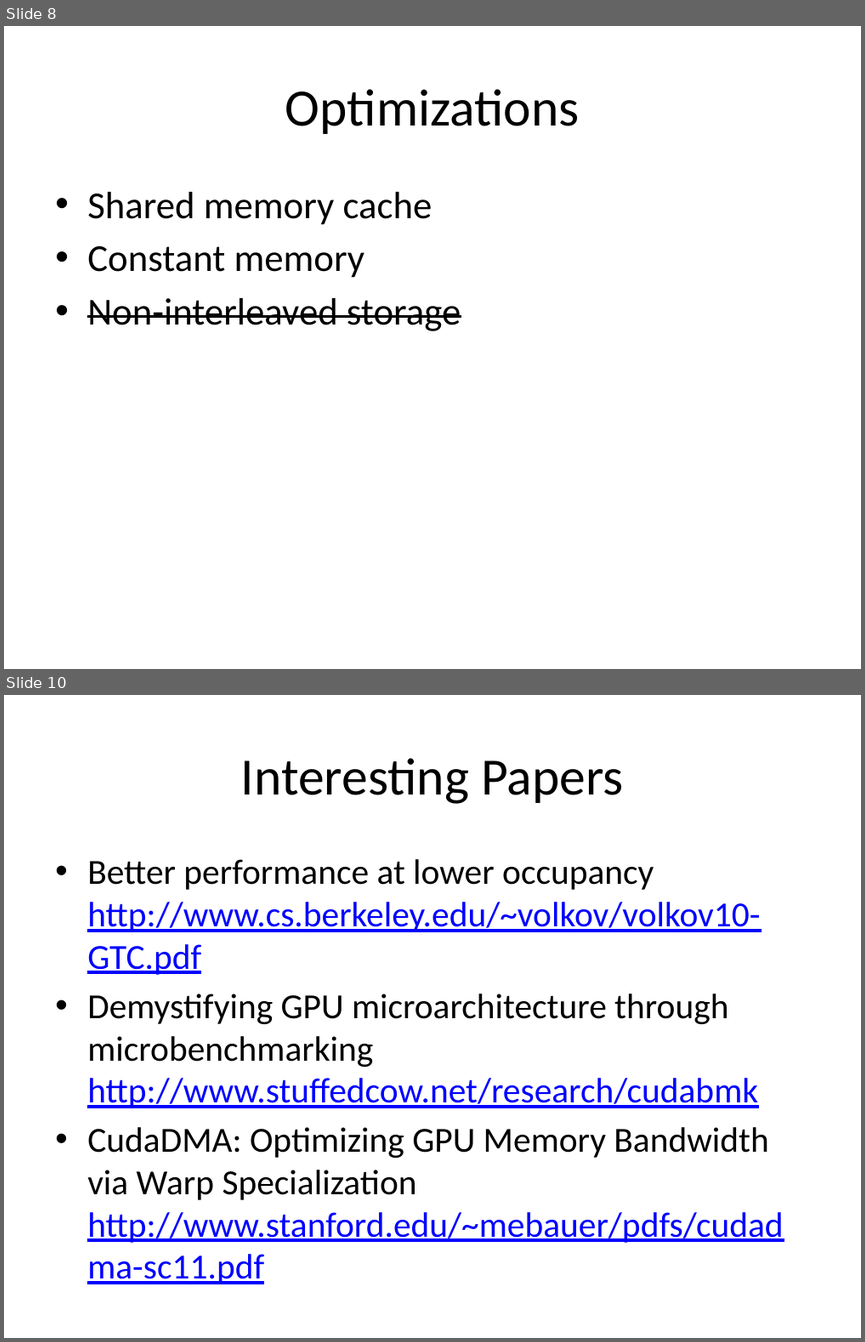
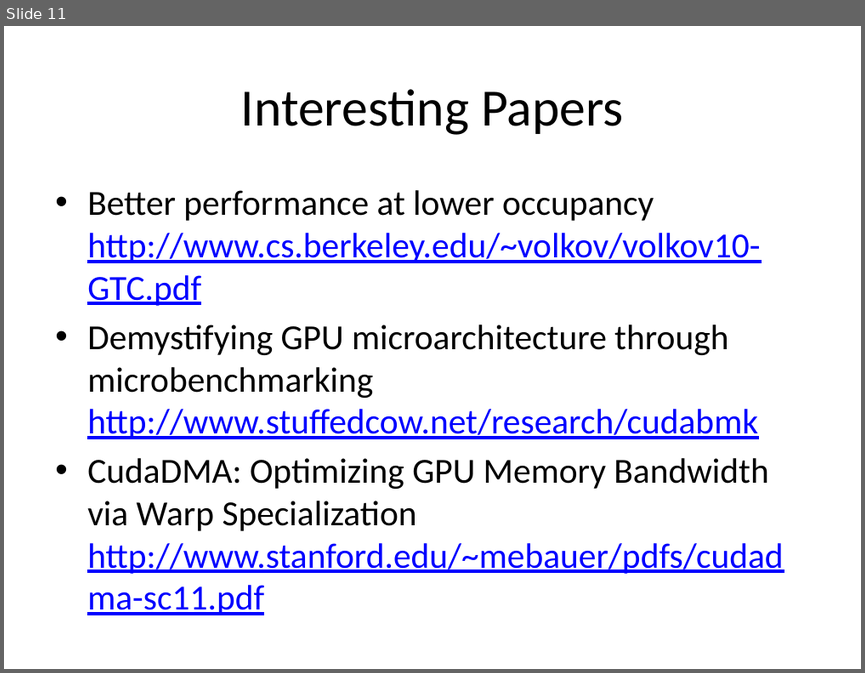
Before and after one commit to fernanor/ls1-mardyn, a slide deck: paper/presentation.pptx. Shown one above the other, each under a label of ours: slides 8 and 10 before the commit, slide 11 after it; the slides between them are not shown. The pictures are 865x1342 and 865x673 pixels, drawn with LibreOffice and Linux fonts; fonts in the diff are those of the drawing. Boxes give left, top, right and bottom in pixels: in the first picture for what was removed or moved away, otherwise in the second. Text is boxed around its words. In the diff, an @@ line names an element or a change of style, - is before the commit and + after.

```diff
--- a/paper/presentation.pptx
+++ b/paper/presentation.pptx
@@ slide 8 removed at [4,26,861,669], background #FFFFFF @@
@@ title removed at [285,89,579,134] @@
-Optimizations
@@ text removed at [87,192,460,331] @@
-• Shared memory cache
-• Constant memory
-• Non-interleaved storage
@@ what was slide 10 is now slide 11 @@
```
Also in this commit, not shown: 4 slides changed, 3 slides added.
